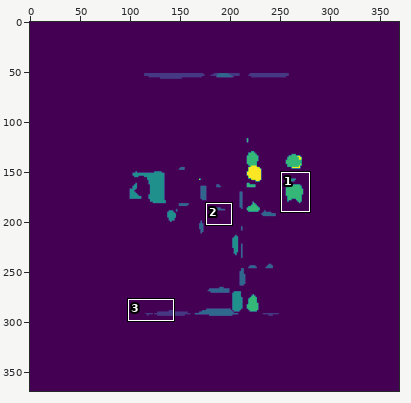
Edited in one commit: sprite sheet (maps/icon_map.png). Above: a wide view before the commit, with the close-up outlined.
Close-up. Earlier state:
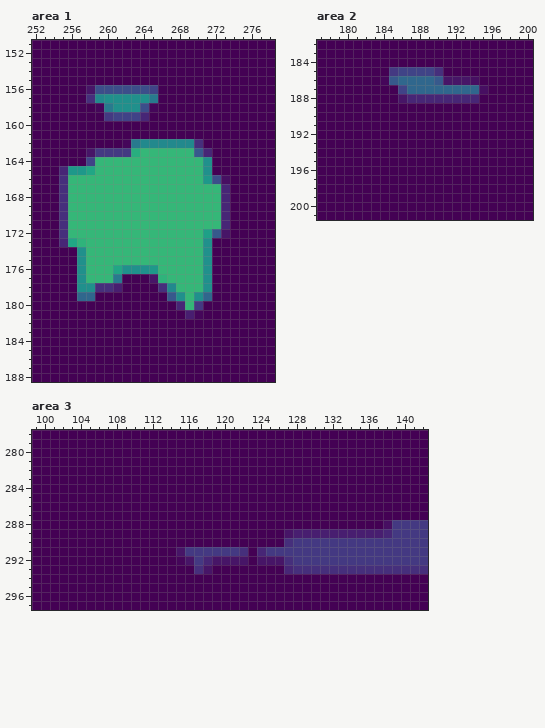
The file is 369x369 pixels. Colours within 5 levels of each other are drawn and written as one. Shown: area 1: x 252..278, y 151..188; area 2: x 177..200, y 182..201; area 3: x 99..142, y 278..297. The commit also changed other parts of the picture, which this record leaves out.
And afterwards:
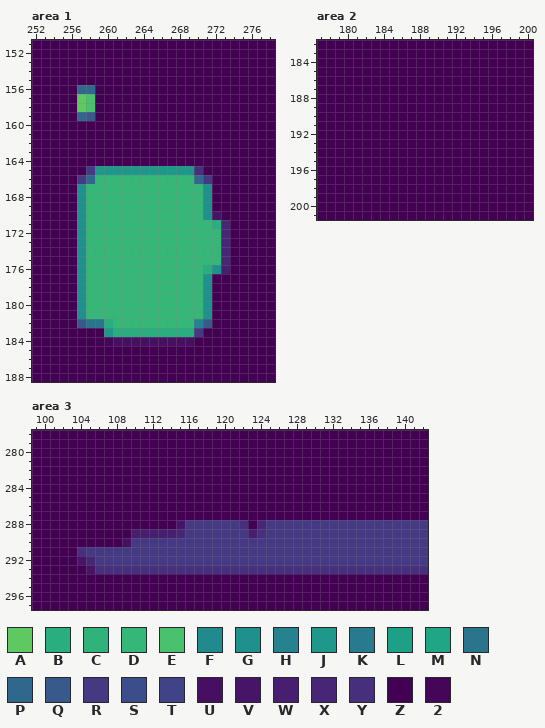
Palette (. is transparent): A #5ec961  B #28ae7f  C #2fb37b  D #35b778  E #49c16d  F #22898d  G #20908c  H #25828e  J #1e988a  K #287a8e  L #1ea087  M #21a685  N #2b748e  P #30678d  Q #37598c  R #443982  S #3c4e8a  T #404387  U #470f62  V #471567  W #481e70  X #472676  Y #462f7c  Z #440154  2 #45065a
From old to new:
Changed rows in their new state; - is an unchanged pixel.
Area 1:
first column x 255:
156 --PPZZZZZZZ--------
157 --AEZZZZZZZ--------
158 --AEZZZZZZZ--------
159 --PQ-ZZZZZ---------
162 -------ZZZZZZZZZ---
163 ---ZZZZZZZZZZZZZZ--
164 ---ZZZZZZZZZZZZZZ--
165 ZZZRJJJJJJJJJJJYZ--
166 ZZRP-----------PRZZ
167 ZZG-------------GZZ
168 ZZG-------------GZZ
169 ZZG-------------GZZ
170 ZZG-------------GVZ
171 ZZG--------------B-
172 ZZG-------------DDX
173 ZZG-------------DDX
174 ----------------DDX
175 ----------------DDX
176 ------DDDDD-----BGW
177 ------DDDDDD-------
178 ---DDDDDDDDDD------
179 --GDDDDDDDDDDD-DG--
180 --GDDDDDDDDDDD-DG--
181 --GDDDDDDDDDDDDDG--
182 --QNNBDDDDDDDDDHQ--
183 -----JBBBBBBBBBR---
184 -----2UUUUUUUUU----
Area 2:
first column x 184:
185 -ZZZZZZ-----
186 ZZZZZZZZZZZ-
187 --ZZZZZZZZZZ
188 --ZZZZZZZZZ-
Area 3:
first column x 104:
288 -----------VRRRRRRY-XRRRRRRRRRRRRRR
289 ------WWWWWXRRRRRRRWYRRRRRRRRRRRRRR
290 -----URRRRRRRRRRRRRRRRRR-----------
291 YRRRRRRRRRRR------RRR--------------
292 VXRRRRRRRRRRR-RRRRRRRRRR-----------
293 -VYYYYYYYYYYY-YYYYYYYYYY-----------
